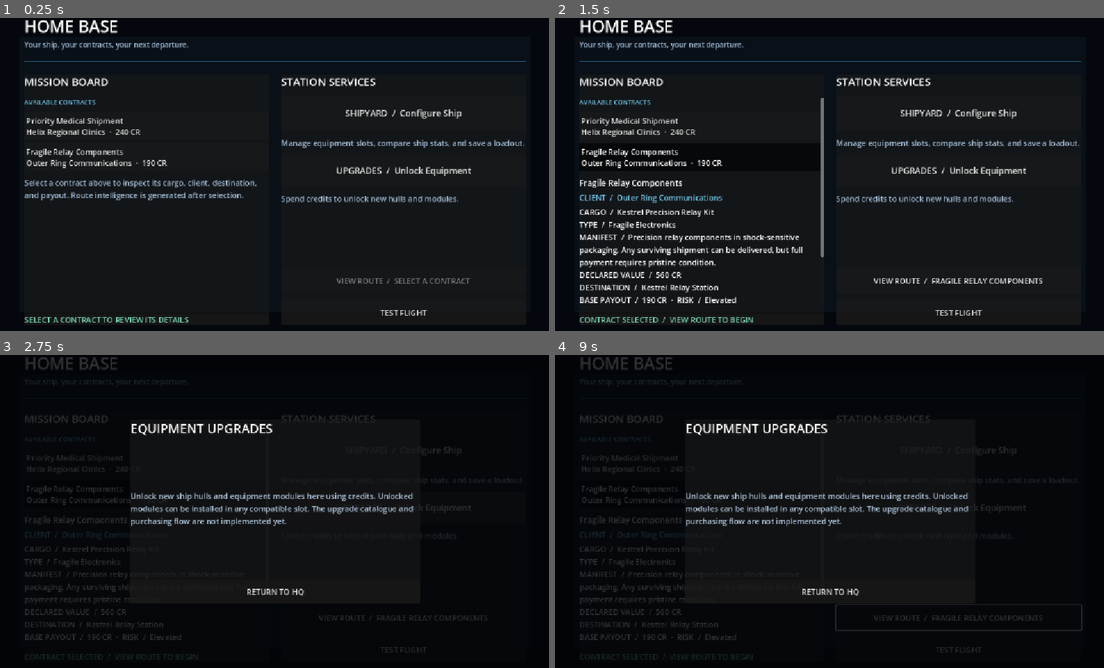
Above: before the commit, frames 1-4 (two rows, left to right).
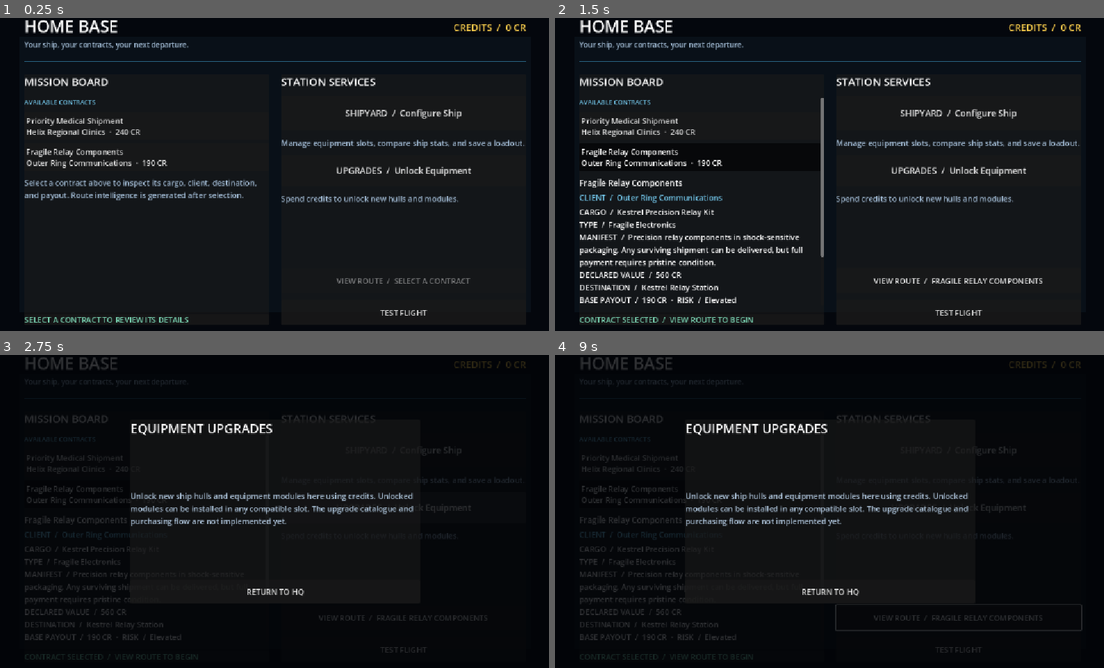
Above: after the commit, the same moments.

Repository: Bbran4/SpaceDelivery
Game: Godot game, scene res://scenes/hq.tscn
Same seed, same stepped clock (60 frames per second), same inputs: the game is played once before the commit and once after it.
Inputs (mouse positions are in pixels of both pictures, inside the frame that each line leads up to):
- Up to frame 1 (0.25 s): no input
- Up to frame 2 (1.5 s): click "Priority Medical Shipment Hel…" at 0.5 s; click "Fragile Relay Components Oute…" at 1.25 s
- Up to frame 3 (2.75 s): click "UPGRADES / Unlock Equipment" at 2 s
- Up to frame 4 (9 s): click "VIEW ROUTE / FRAGILE RELAY CO…" at 2.75 s; click "TEST FLIGHT" at 3.5 s; click "RETURN TO HQ" at 4.25 s; click "SHIPYARD / Configure Ship" at 5 s; click "Starter Courier · Common" at 5.75 s; click "Return to HQ" at 6.5 s; tap Enter at 7.25, 8.75 s; move the mouse to (950, 495) at 7.27 s; hold D (right) 7.28-8 s; hold Tab 7.28-8 s; click (950, 495) at 7.42 s; tap Space at 8 s; drag from (719, 527) to (802, 574) at 8.02 s; move the mouse to (884, 442) at 8.77 s; hold D (right) from 8.78 s (still down); hold Tab from 8.78 s (still down)

The runs differ from the first frame. In frame 1, 0.2% of the frame differs, in the area x 82-96%, y 2-5%; in frame 2, 0.2%; in frame 3, less than 0.1%; in frame 4, less than 0.1%.

Commit message:
Show account credit balance prominently in HQ

Diff:
--- a/scenes/hq.tscn
+++ b/scenes/hq.tscn
@@ -75,6 +75,15 @@
 theme_override_colors/font_color = Color(0.64, 0.74, 0.84, 1)
 theme_override_font_sizes/font_size = 15
 text = "Your ship, your contracts, your next departure."
+
+[node name="AccountBalance" type="Label" parent="Margin/Layout/Header"]
+layout_mode = 2
+size_flags_horizontal = 4
+theme_override_colors/font_color = Color(1, 0.82, 0.3, 1)
+theme_override_font_sizes/font_size = 20
+text = "CREDITS  /  0 CR"
+horizontal_alignment = 2
+vertical_alignment = 1
 
 [node name="Divider" type="ColorRect" parent="Margin/Layout"]
 custom_minimum_size = Vector2(0, 2)
